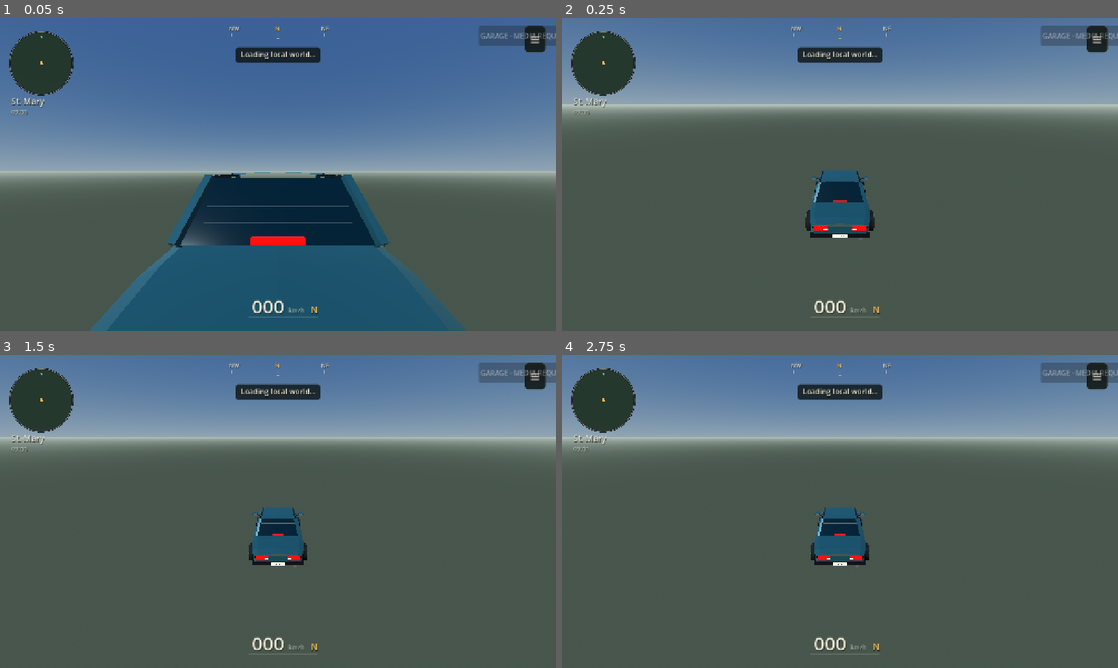
Above: before the commit, frames 1-4 (two rows, left to right).
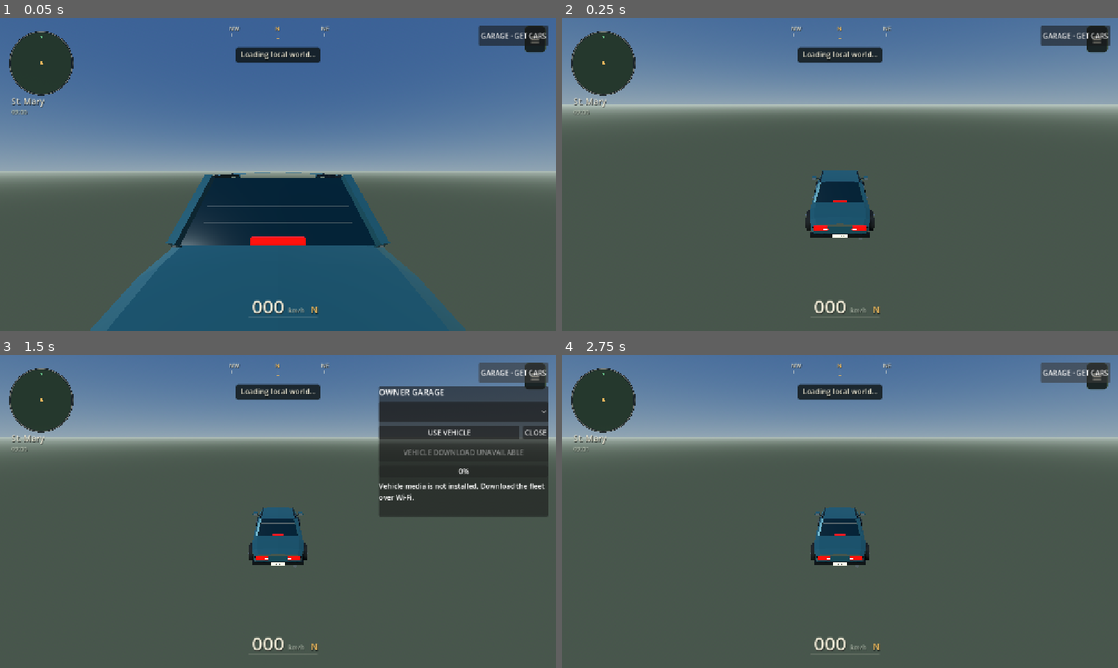
Above: after the commit, the same moments.

Repository: rell28194-rgb/yardman
Game: Godot game, scene res://main.tscn
Two runs of this game, one before a commit and one after it. Both use one fixed random seed, a clock stepped at 60 frames per second and the inputs below.
Inputs (mouse positions are in pixels of both pictures, inside the frame that each line leads up to):
- Up to frame 1 (0.05 s): no input
- Up to frame 2 (0.25 s): no input
- Up to frame 3 (1.5 s): tap Enter at 0.5 s; move the mouse to (400, 495) at 0.52 s; hold Right (ui_right) 0.53-1.25 s; tap E at 0.6 s; click (400, 495) at 0.67 s; tap Space at 0.77 s; click "≡" at 1.25 s
- Up to frame 4 (2.75 s): click "≡" (after the commit: "GARAGE · GET CARS") at 2 s

The runs differ from the first frame. In frame 1, 0.7% of the frame differs, in the area x 86-100%, y 2-9%; in frame 2, 0.7%; in frame 3, 13%, in the area x 68-100%, y 2-52%; in frame 4, 0.2%.

Commit message:
garage: add post-install fleet download controls

Diff:
--- a/godot/scripts/vehicle_selector_runtime.gd
+++ b/godot/scripts/vehicle_selector_runtime.gd
@@ -15,6 +15,9 @@
 var _panel: PanelContainer
 var _options: OptionButton
 var _status: Label
+var _download_button: Button
+var _download_progress: ProgressBar
+var _remote: Node
 var _current_id := Catalog.DEFAULT_ID
 
 func _ready() -> void:
@@ -50,12 +53,17 @@
     _body = _controller.get("body") as CharacterBody3D if _controller != null else null
     layer = 45
     _build_ui()
+    _bind_remote_fleet()
     _populate()
     if _controller == null or _body == null:
         _disable("Vehicle runtime unavailable.")
         return
     if _vehicle_ids.is_empty():
-        _disable("Owner vehicle media is not installed in this build.")
+        # Keep the garage reachable even when optional media is absent. This is
+        # the recovery path for the lightweight APK: the game remains usable
+        # and the owner can fetch the fleet without reinstalling the world.
+        _button.text = "GARAGE · GET CARS"
+        _status.text = "Vehicle media is not installed. Download the fleet over Wi-Fi."
         return
     var saved := _load_saved_id()
     var initial := saved if _vehicle_ids.has(saved) else Catalog.DEFAULT_ID
@@ -81,7 +89,7 @@
     _panel = PanelContainer.new()
     _panel.set_anchors_preset(Control.PRESET_TOP_RIGHT)
     _panel.position = Vector2(-408, 72)
-    _panel.size = Vector2(390, 214)
+    _panel.size = Vector2(390, 300)
     _panel.visible = false
     add_child(_panel)
 
@@ -116,14 +124,97 @@
     close.pressed.connect(func() -> void: _panel.visible = false)
     actions.add_child(close)
 
+    _download_button = Button.new()
+    _download_button.text = "DOWNLOAD VEHICLES · WI-FI"
+    _download_button.custom_minimum_size = Vector2(360, 42)
+    _download_button.focus_mode = Control.FOCUS_NONE
+    _download_button.pressed.connect(_start_or_resume_download)
+    column.add_child(_download_button)
+
+    _download_progress = ProgressBar.new()
+    _download_progress.min_value = 0.0
+    _download_progress.max_value = 100.0
+    _download_progress.value = 0.0
+    _download_progress.show_percentage = true
+    _download_progress.custom_minimum_size = Vector2(360, 24)
+    column.add_child(_download_progress)
+
     _status = Label.new()
     _status.autowrap_mode = TextServer.AUTOWRAP_WORD_SMART
     _status.text = "Checking dedicated owner fleet..."
     column.add_child(_status)
 
+func _bind_remote_fleet() -> void:
+    _remote = get_node_or_null("/root/RemoteFleet")
+    if _remote == null:
+        _download_button.disabled = true
+        _download_button.text = "VEHICLE DOWNLOAD UNAVAILABLE"
+        return
+    var state_cb := Callable(self, "_on_remote_state_changed")
+    var progress_cb := Callable(self, "_on_remote_progress")
+    var installed_cb := Callable(self, "_on_remote_installed")
+    if _remote.has_signal("state_changed") and not _remote.is_connected("state_changed", state_cb):
+        _remote.connect("state_changed", state_cb)
+    if _remote.has_signal("progress_changed") and not _remote.is_connected("progress_changed", progress_cb):
+        _remote.connect("progress_changed", progress_cb)
+    if _remote.has_signal("installed") and not _remote.is_connected("installed", installed_cb):
+        _remote.connect("installed", installed_cb)
+    if _remote.has_method("get_state") and _remote.has_method("get_message"):
+        _on_remote_state_changed(str(_remote.call("get_state")), str(_remote.call("get_message")))
+
+func _start_or_resume_download() -> void:
+    if _remote == null or not _remote.has_method("start_download"):
+        _status.text = "Vehicle downloader is unavailable."
+        return
+    var state := str(_remote.call("get_state")) if _remote.has_method("get_state") else ""
+    if state == "downloading" and _remote.has_method("cancel_download"):
+        _remote.call("cancel_download")
+        return
+    _panel.visible = true
+    _remote.call("start_download")
+
+func _on_remote_state_changed(state: String, message: String) -> void:
+    if _download_button == null or _status == null:
+        return
+    match state:
+        "installed":
+            _download_button.text = "VEHICLES INSTALLED"
+            _download_button.disabled = true
+            _download_progress.value = 100.0
+        "downloading":
+            _download_button.text = "PAUSE DOWNLOAD"
+            _download_button.disabled = false
+        "verifying":
+            _download_button.text = "VERIFYING VEHICLES…"
+            _download_button.disabled = true
+        "installing":
+            _download_button.text = "INSTALLING VEHICLES…"
+            _download_button.disabled = true
+        "error":
+            _download_button.text = "RETRY VEHICLE DOWNLOAD"
+            _download_button.disabled = false
+        _:
+            _download_button.text = "DOWNLOAD VEHICLES · WI-FI"
+            _download_button.disabled = false
+    if not message.is_empty():
+        _status.text = message
+
+func _on_remote_progress(downloaded_bytes: int, total_bytes: int) -> void:
+    if _download_progress == null or total_bytes <= 0:
+        return
+    _download_progress.value = clampf(float(downloaded_bytes) * 100.0 / float(total_bytes), 0.0, 100.0)
+
+func _on_remote_installed() -> void:
+    _populate()
+    if _vehicle_ids.has(Catalog.DEFAULT_ID):
+        _current_id = Catalog.DEFAULT_ID
+        _select_id(_current_id)
+        _update_labels()
+    _status.text = "%d dedicated vehicles installed and ready." % _vehicle_ids.size()
+
 func _disable(message: String) -> void:
     _button.disabled = true
-    _button.text = "GARAGE · MEDIA REQUIRED"
+    _button.text = "GARAGE · UNAVAILABLE"
     _status.text = message
 
 func _manifest_has_exact_file(filename: String) -> bool:
@@ -145,7 +236,7 @@
     var hero := Catalog.hero_scene(vehicle_id)
     if hero.is_empty() or not _manifest_has_exact_file(hero):
         return false
-    return ResourceLoader.exists(References.ROOT + hero)
+    return References.exact_asset_exists(hero)
 
 func _populate() -> void:
     _vehicle_ids.clear()
@@ -159,7 +250,9 @@
         _select_id(Catalog.DEFAULT_ID)
     elif not _vehicle_ids.is_empty():
         _options.select(0)
-    _status.text = "Dedicated selectable vehicles: %d / 64" % _vehicle_ids.size()
+    var remote_state := str(_remote.call("get_state")) if _remote != null and _remote.has_method("get_state") else ""
+    if remote_state not in ["downloading", "verifying", "installing"]:
+        _status.text = "Dedicated selectable vehicles: %d / 64" % _vehicle_ids.size()
 
 func _apply_selected() -> void:
     if _options.selected < 0 or _options.selected >= _vehicle_ids.size():
